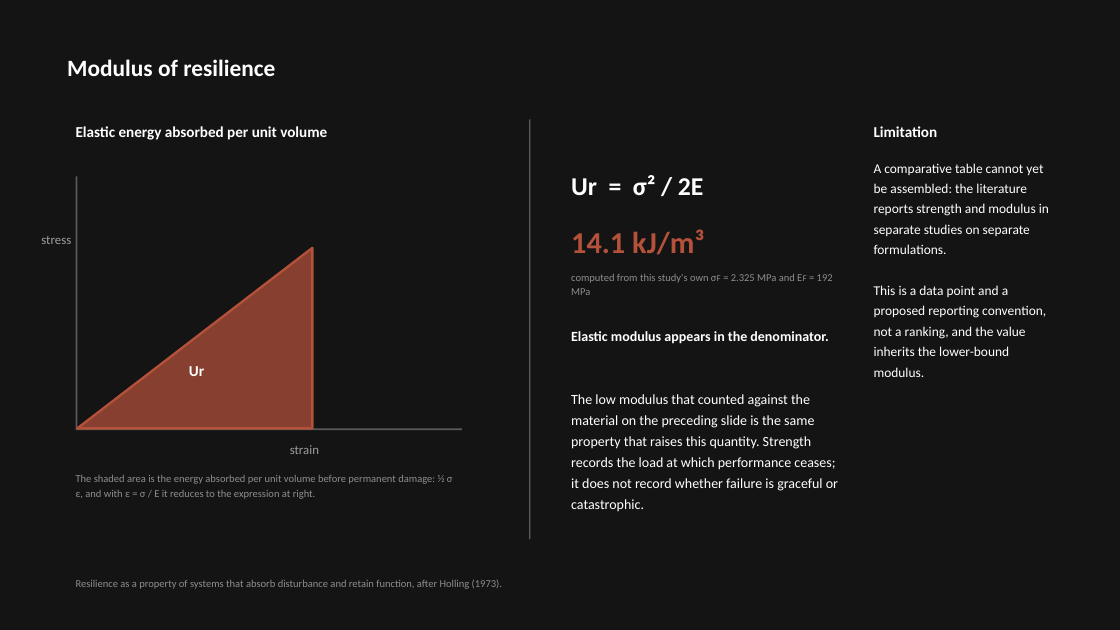
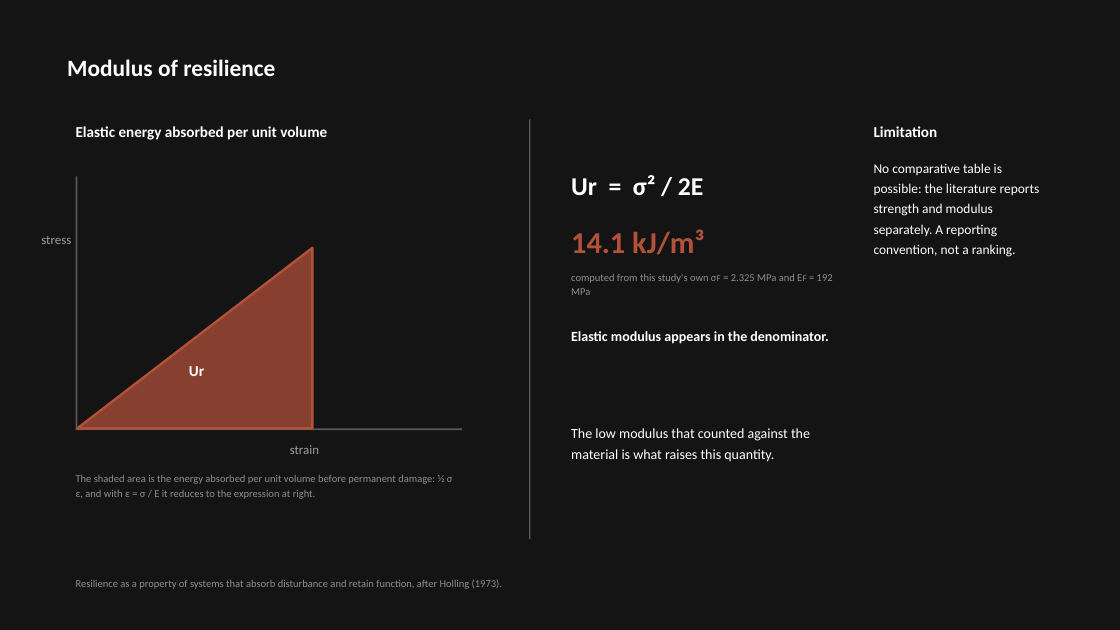
Before and after one commit to bunal91/sanat-ve-mekan, a slide deck: slide 23 of konferans-bildirisi/06-sunum/ICSMMEP26_Presentation_Unal.pptx (slide 24 before the commit). Drawn at 1120x630 pixels with LibreOffice and Linux fonts; fonts in the diff are those of the drawing. Boxes give left, top, right and bottom in pixels: in the first picture for what was removed or moved away, otherwise in the second. Text is boxed around its words. In the diff, an @@ line names an element or a change of style, - is before the commit and + after.

```diff
--- a/konferans-bildirisi/06-sunum/ICSMMEP26_Presentation_Unal.pptx
+++ b/konferans-bildirisi/06-sunum/ICSMMEP26_Presentation_Unal.pptx
@@ text at (x1=874, y1=163, x2=1040, y2=257): text changed @@
-A comparative table cannot yet be assembled: the literature reports strength and modulus in separate studies on separate formulations.
-This is a data point and a proposed reporting convention, not a ranking, and the value inherits the lower-bound modulus.
+No comparative table is possible: the literature reports strength and modulus separately. A reporting convention, not a ranking.
@@ text at (x1=571, y1=428, x2=810, y2=462): text changed @@
-The low modulus that counted against the material on the preceding slide is the same property that raises this quantity. Strength records the load at which performance ceases; it does not record whether failure is graceful or catastrophic.
+The low modulus that counted against the material is what raises this quantity.
```
Also in this commit, not shown: 22 other slides changed, 1 slide removed, 6 other files.
